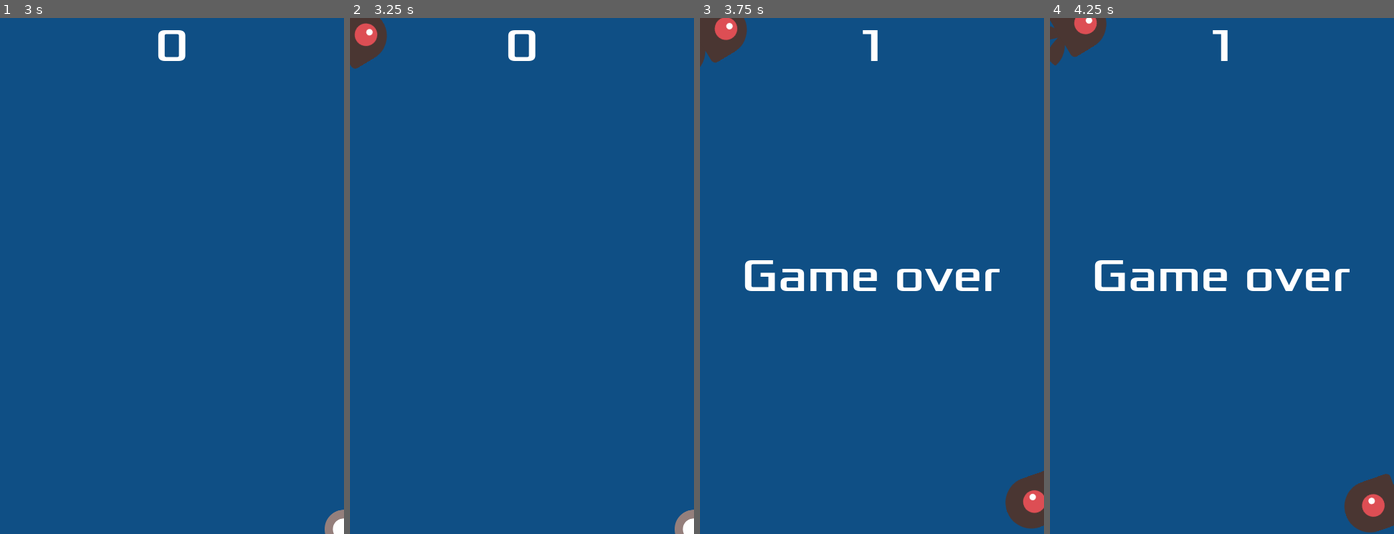
Above: before the commit, frames 1-4 (left to right).
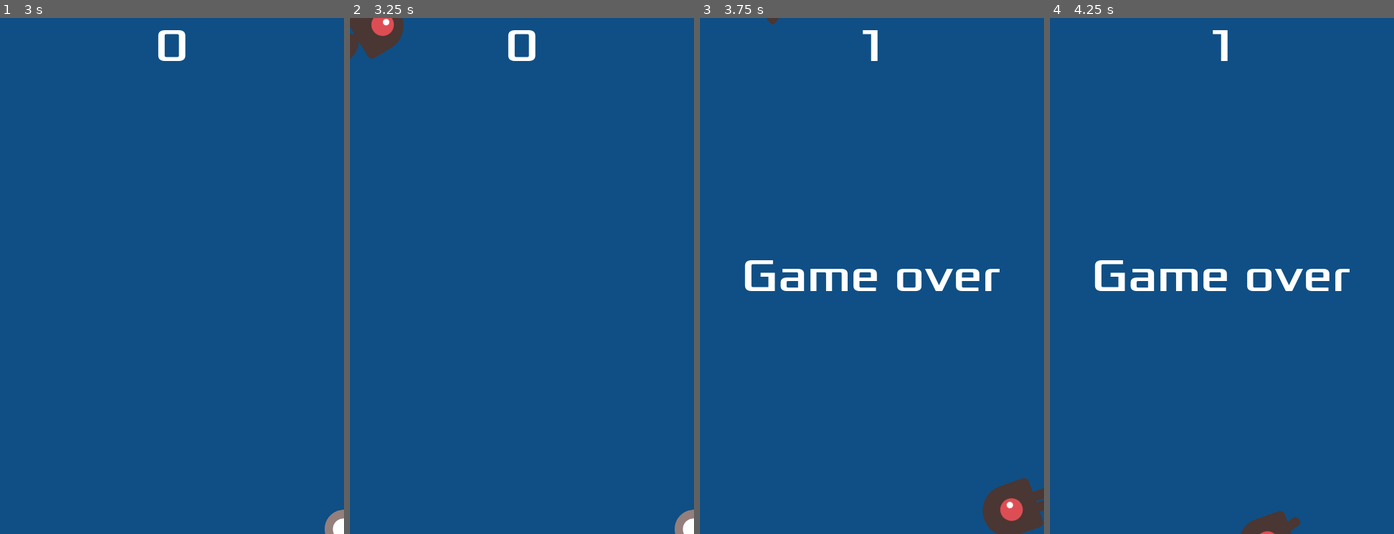
Above: after the commit, the same moments.

Repository: SteveBro62/first-godot-game
Game: Godot game, scene res://main.tscn
Two runs of this game, one before a commit and one after it. Both use one fixed random seed, a clock stepped at 60 frames per second and the inputs below.
Inputs:
- Up to frame 1 (3 s): click "Start" at 0.5 s; tap Enter at 1.25 s; hold Right (move_right) 1.28-2.03 s; hold Down (move_down) 2.03-2.78 s; hold Right (move_right) from 2.78 s (still down)
- Up to frame 2 (3.25 s): keep holding Right (move_right)
- Up to frame 3 (3.75 s): release Right (move_right) at 3.53 s; hold Up (move_up) from 3.53 s (still down)
- Up to frame 4 (4.25 s): keep holding Up (move_up)

Frame 1 is identical in both runs. In frame 2, 0.8% of the frame differs, in the area x 0-16%, y 0-10%; in frame 3, 2.3%; in frame 4, 2.9%, in the area x 0-100%, y 0-100%.

Commit message:
revised and expanded edition

Diff:
--- a/main.gd
+++ b/main.gd
@@ -27,7 +27,7 @@
 	mob.position = mob_spawn_location.position
 	direction += randf_range(-PI/4, PI/4)
 	mob.rotation = direction
-	var velocity = Vector2(randf_range(30.0, 40.0), 0.0)
+	var velocity = Vector2(randf_range(200.0, 300.0), 0.0)
 	mob.linear_velocity = velocity.rotated(direction)
 	add_child(mob)
 func game_over() -> void:
Not shown, changed: first game.pck
